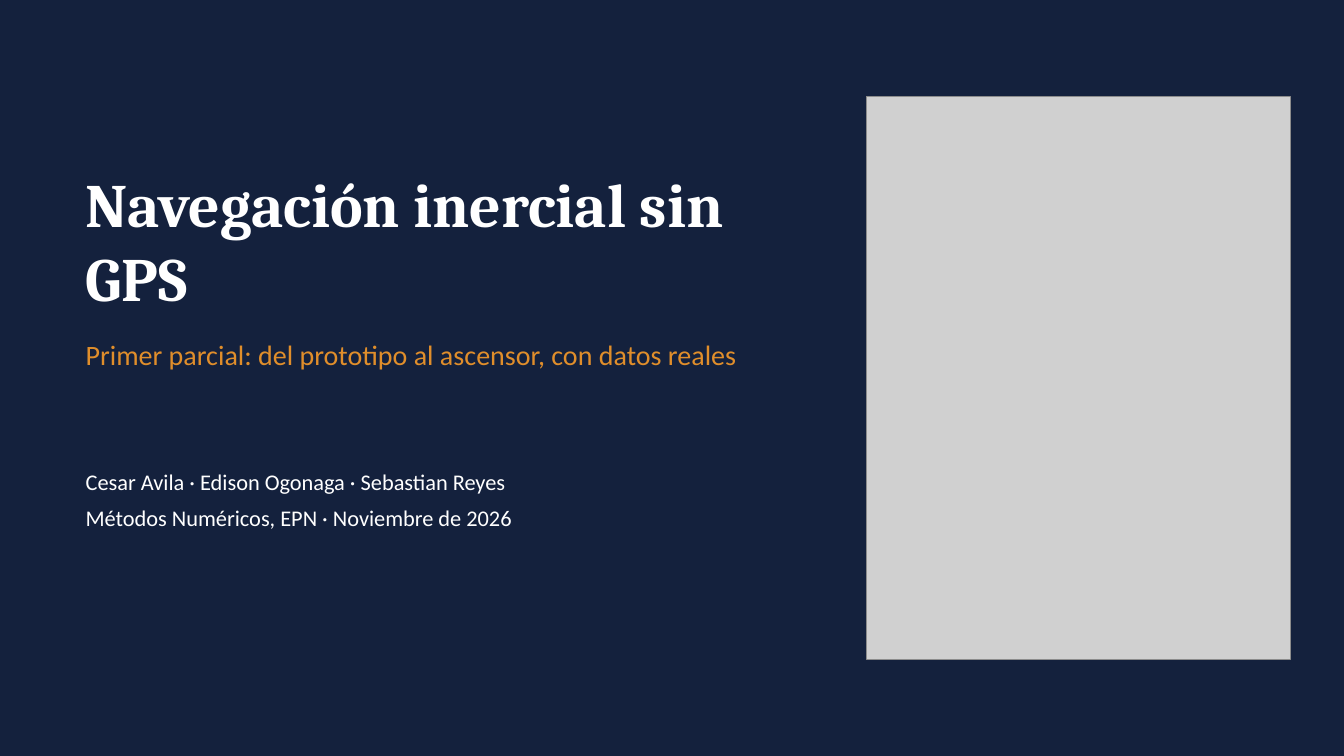
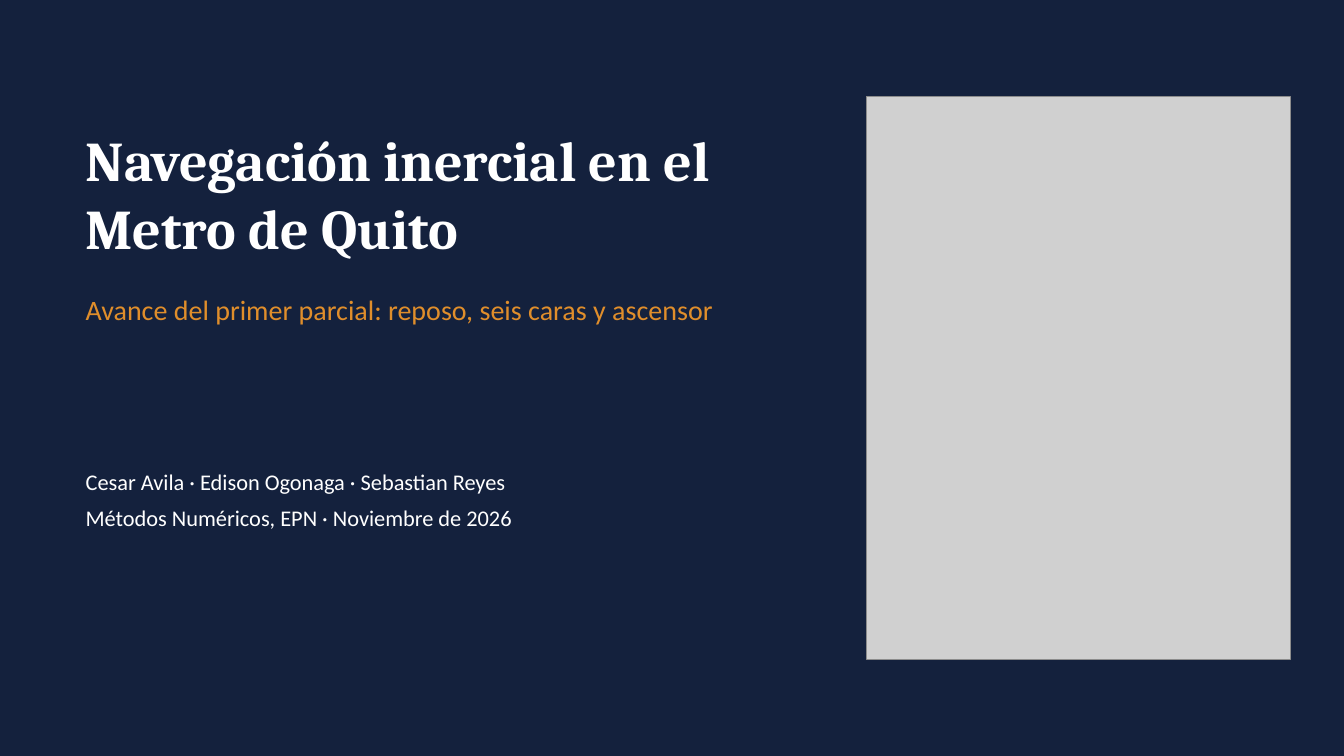
Before and after one commit to Ismael-Avi/ProyectoMetodosNumericos, a slide deck: slide 1 of proyecto_simple/presentacion/presentacion.pptx. Drawn at 1344x756 pixels with LibreOffice and Linux fonts; fonts in the diff are those of the drawing; grey boxes stand for pictures. Boxes give left, top, right and bottom in pixels: in the first picture for what was removed or moved away, otherwise in the second. Text is boxed around its words. In the diff, an @@ line names an element or a change of style, - is before the commit and + after.

```diff
--- a/proyecto_simple/presentacion/presentacion.pptx
+++ b/proyecto_simple/presentacion/presentacion.pptx
@@ text at <box>86,141,710,259</box>: text changed; size 44 to 40 pt @@
-Navegación inercial sin GPS
+Navegación inercial en el Metro de Quito
@@ text at <box>86,300,712,325</box>: text changed @@
-Primer parcial: del prototipo al ascensor, con datos reales
+Avance del primer parcial: reposo, seis caras y ascensor
```
Also in this commit, not shown: 7 other files.
